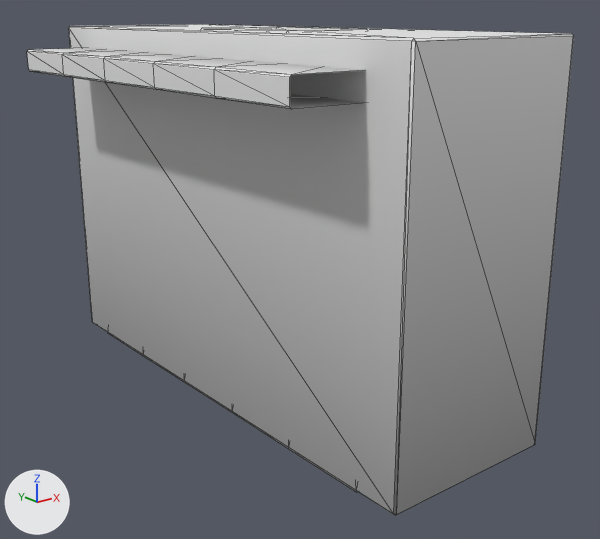
A saved change to the glTF model assets/models/fiordland/rocks/torrent_chute.glb.
Camera for both pictures: a 50 mm camera at (-18.2, -29.5, 16.8) aimed at (3.8, -2.0, 5.8). Arrows for +X, +Y and +Z are at lower left; the lights stay in place. The picture after the commit comes second. Mesh edges are drawn as thin lines. Vertices at exactly the same position are counted once.

Names of what the first picture shows: 'Rock'.
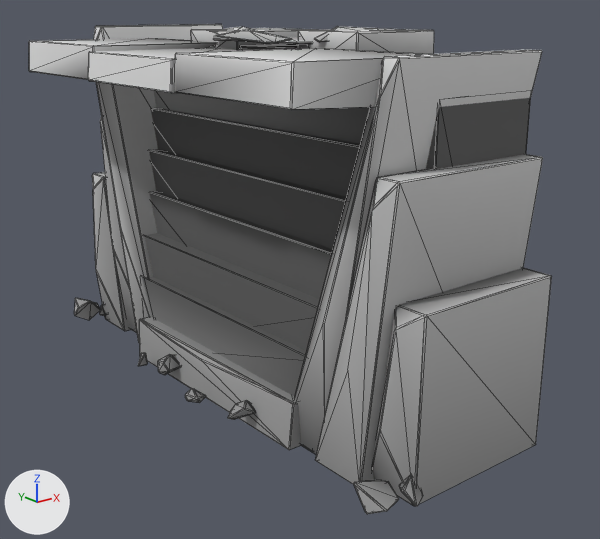
Commit message: Fiordland kit v2 grupa D: stirling_ledge si torrent_chute refacute din coloane fatetate

Where the change shows, as pixel boxes [x1, y1, x2, y2] in the pictures (600 x 539 px; the box of a moved part takes in the faces that stretch with it):
'Rock', reshaped
    before: [27, 24, 574, 515]
    after: [29, 24, 552, 514]
part 1 of me_rock, moved or reshaped
    before: [69, 24, 574, 515]
    after: [142, 277, 306, 397]
part 2 of me_rock, moved or reshaped (not visible before)
    after: [213, 37, 312, 44]
part 3 of me_rock, rebuilt
    before: [27, 48, 363, 492]
    after: [153, 90, 531, 169]
part 4 of me_rock, cut back
    before: [206, 27, 367, 31]
    after: [29, 24, 552, 514]

The change, as a diff of the scene's bpy script:
```diff
--- a/assets/models/fiordland/rocks/torrent_chute.glb.py
+++ b/assets/models/fiordland/rocks/torrent_chute.glb.py
@@ me_rock @@
 # used by ob_rock; location = (0.0, 0.0, 0.0)
-me_rock.from_pydata(...)  # 110 vertices, 180 faces; spans x -3.0..8.0, y -12.0..12.0, z 0.0..16.0
+me_rock.from_pydata(...)  # 903 vertices, 1670 faces; spans x -3.2..8.0, y -12.4..12.5, z 0.0..16.2
+# me_rock part 1: the loose piece of 24 vertices spanning x 0.0..8.0, y -12.0..12.0, z 0.0..16.0 is scaled about its middle by (0.934, 0.569, 0.248), then moved by (0.3, 0.0, -6.0)
+# me_rock part 2: the loose piece of 24 vertices spanning x 2.4..6.4, y -3.0..3.0, z 15.3..15.9 is scaled about its middle by (1.01, 1.01, 0.0939), then moved by (0.4, 0.0, -0.1)
+# me_rock part 3: the loose piece of 46 vertices spanning x -3.0..7.2, y -10.0..10.0, z 0.0..15.0 is rebuilt with 24 vertices and now spans x 2.9..8.0, y -10.4..10.4, z 0.0..14.0
+# me_rock part 4: 16 vertices removed from x 2.2..6.6, y -3.2..3.2, z 15.9..16.0; 831 vertices added at x -3.2..8.0, y -12.4..12.5, z 0.0..16.2
 me_rock.materials.append(mat_paletteatlas)
```
